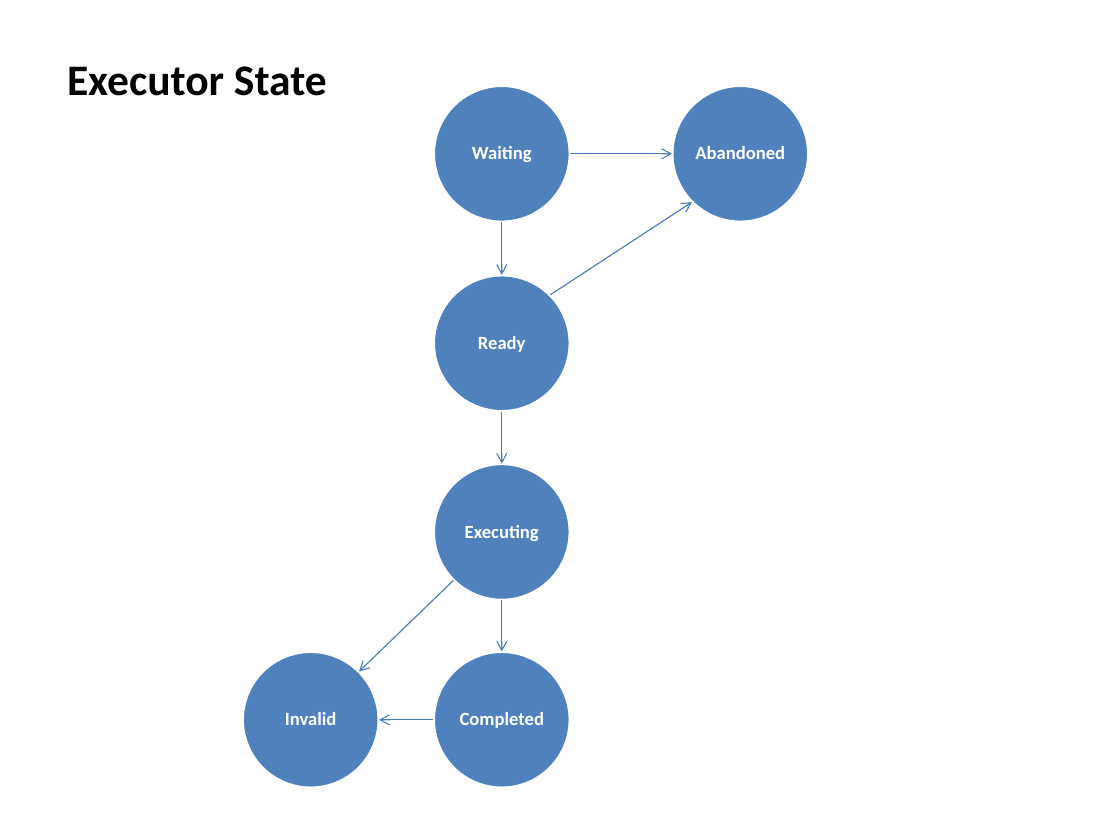
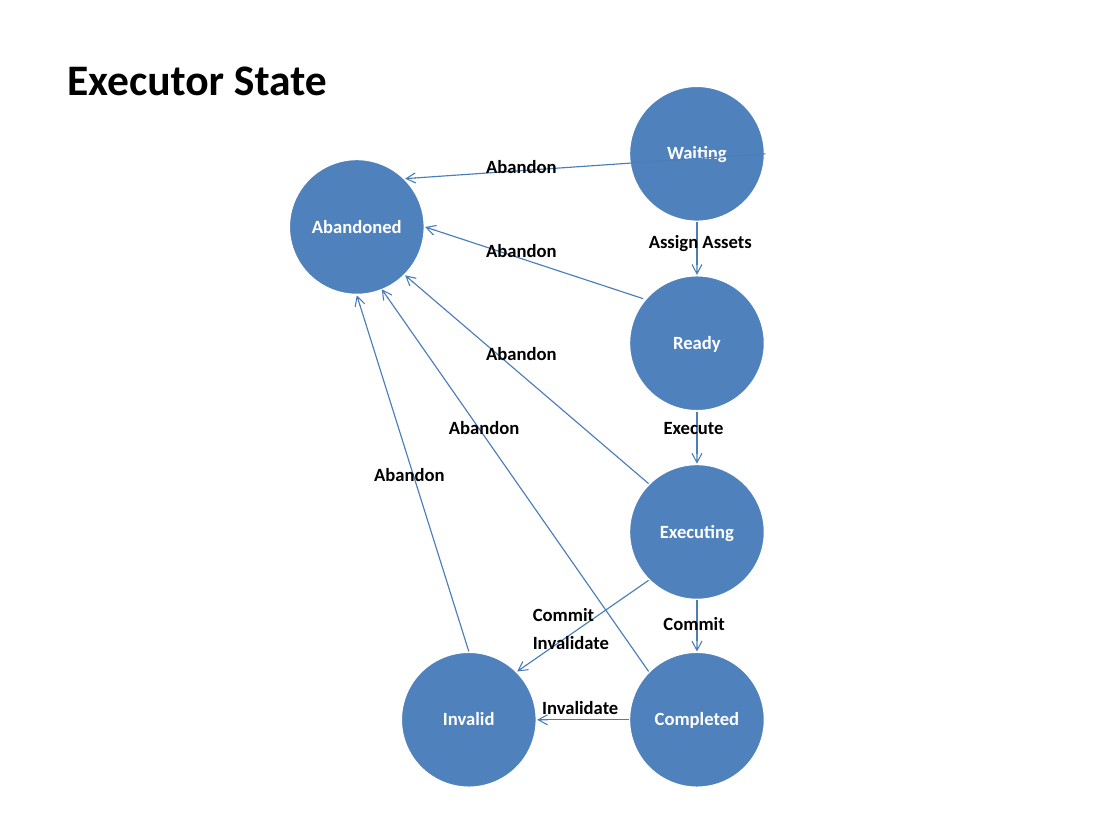
Before and after one commit to happylennychen/BCLabManager, a slide deck: slide 17 of Doc/V5 design doc.pptx. Drawn at 1120x840 pixels with LibreOffice and Linux fonts; fonts in the diff are those of the drawing. Boxes give left, top, right and bottom in pixels: in the first picture for what was removed or moved away, otherwise in the second. Text is boxed around its words. In the diff, an @@ line names an element or a change of style, - is before the commit and + after.

```diff
--- a/Doc/V5 design doc.pptx
+++ b/Doc/V5 design doc.pptx
@@ ellipse: place and size @@
-ellipse at (672, 85, 809, 222)
+ellipse at (289, 159, 426, 296)
@@ text "Abandoned": place and size @@
-text "Abandoned" at (695, 146, 785, 159)
+text "Abandoned" at (312, 220, 402, 233)
@@ arrow moved from (570, 153) - (672, 153) to (765, 153) - (405, 179) @@
@@ text added at (486, 160, 557, 174), 12 pt, text #000000, bold @@
+Abandon
@@ arrow moved from (550, 295) - (692, 203) to (643, 299) - (426, 227) @@
@@ text added at (649, 232, 751, 253), 12 pt, text #000000, bold @@
+Assign Assets
@@ text added at (486, 244, 557, 263), 12 pt, text #000000, bold @@
+Abandon
@@ arrow added from (469, 652) to (357, 296), #4B7EBC 0.75 pt @@
@@ arrow added from (648, 672) to (382, 289), #4B7EBC 0.75 pt @@
@@ arrow added from (648, 484) to (405, 276), #4B7EBC 0.75 pt @@
@@ text added at (486, 344, 557, 365), 12 pt, text #000000, bold @@
+Abandon
@@ text added at (449, 419, 520, 440), 12 pt, text #000000, bold @@
+Abandon
@@ text added at (664, 419, 724, 440), 12 pt, text #000000, bold @@
+Execute
@@ text added at (374, 466, 445, 487), 12 pt, text #000000, bold @@
+Abandon
@@ arrow moved from (454, 580) - (360, 672) to (648, 580) - (517, 672) @@
@@ text added at (533, 608, 594, 627), 12 pt, text #000000, bold @@
+Commit
@@ text added at (663, 615, 724, 636), 12 pt, text #000000, bold @@
+Commit
@@ ellipse: place and size @@
-ellipse at (242, 652, 379, 788)
+ellipse at (401, 652, 538, 788)
@@ text added at (533, 634, 609, 655), 12 pt, text #000000, bold @@
+Invalidate
@@ 4 texts, 4 ellipses, 3 arrows: place and size @@
-4 texts, 4 ellipses, 3 arrows at (433, 85, 570, 788)
+4 texts, 4 ellipses, 3 arrows at (628, 85, 765, 788)
@@ text "Invalid": place and size @@
-text "Invalid" at (285, 712, 337, 725)
+text "Invalid" at (443, 712, 495, 725)
@@ text added at (542, 701, 618, 720), 12 pt, text #000000, bold @@
+Invalidate
@@ arrow moved from (433, 720) - (379, 720) to (628, 720) - (538, 720) @@
```
Also in this commit, not shown: 1 slide added, 5 other files.
